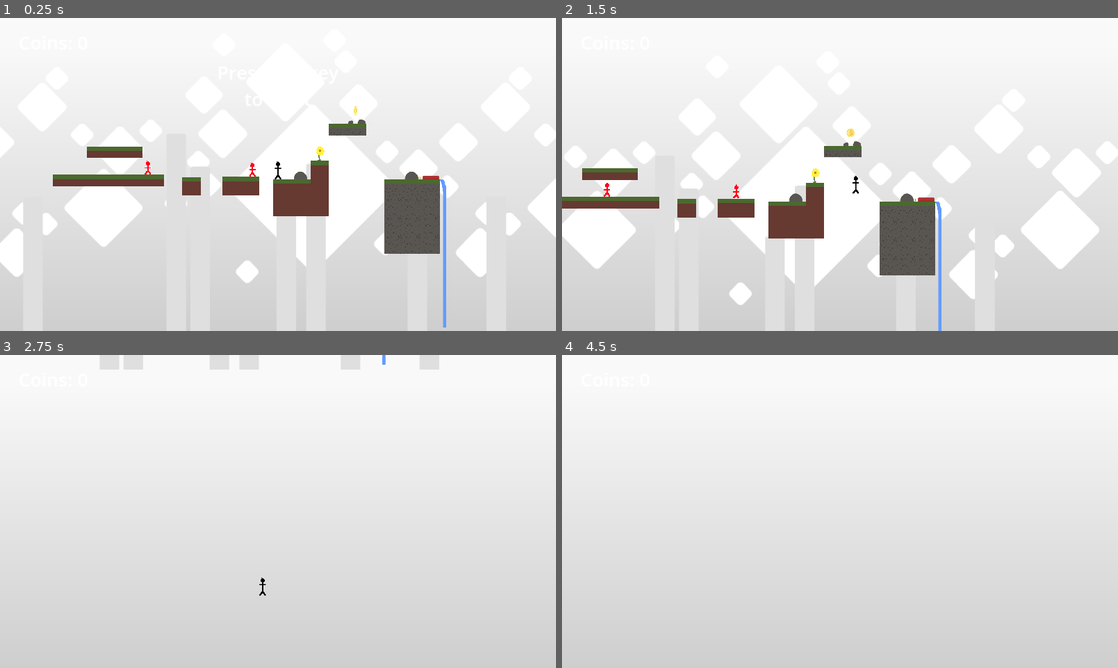
Above: before the commit, frames 1-4 (two rows, left to right).
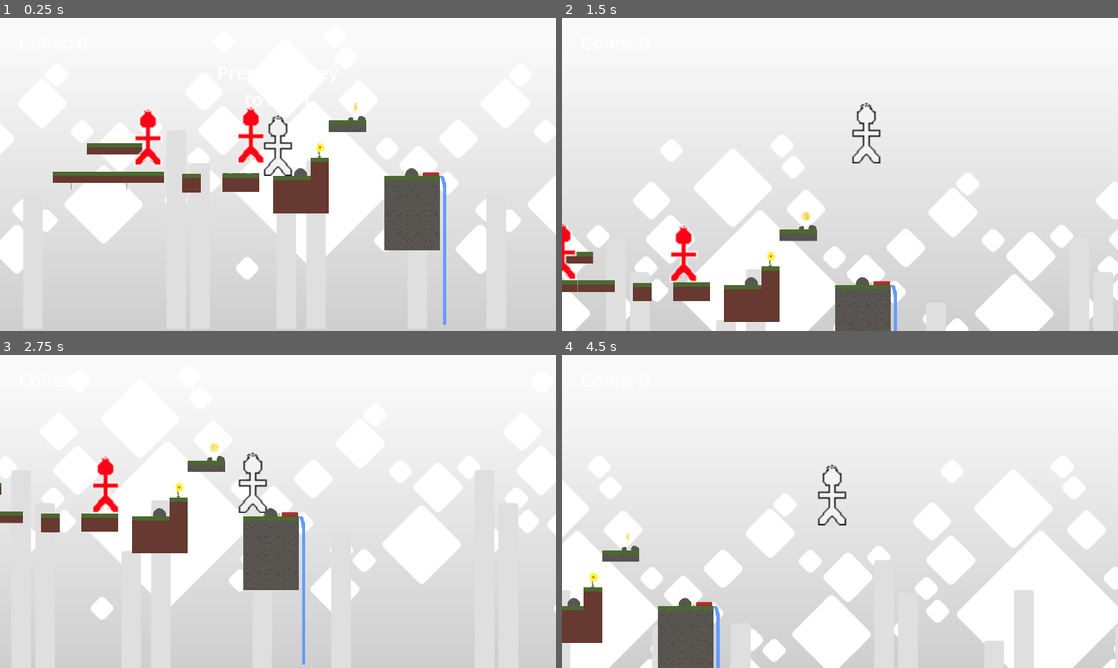
Above: after the commit, the same moments.

Repository: endlessm/moddable-platformer
Game: Godot game, scene res://main.tscn
Same seed, same stepped clock (60 frames per second), same inputs: the game is played once before the commit and once after it.
Inputs:
- Up to frame 1 (0.25 s): no input
- Up to frame 2 (1.5 s): tap Enter (ui_accept) at 0.5, 0.77 s; hold Right (ui_right) from 0.53 s (still down)
- Up to frame 3 (2.75 s): tap Enter (ui_accept) at 1.52 s; release Right (ui_right) at 2.03 s; hold Left (ui_left) from 2.03 s (still down)
- Up to frame 4 (4.5 s): release Left (ui_left) at 2.78 s; hold Right (ui_right) 2.78-4.28 s; tap Enter (ui_accept) at 3.02, 3.77 s; hold Left (ui_left) from 4.28 s (still down)

The runs differ from the first frame. In frame 1, 4.6% of the frame differs, in the area x 0-100%, y 27-99%; in frame 2, 30%, in the area x 0-100%, y 27-100%; in frame 3, 14%; in frame 4, 24%.

Commit message:
Player, enemy: scale the assets by 2
And adjust the scenes.

Also: remove the PXO files from the project.

Also: remove nearest filter from enemy and platform textures.

Diff:
--- a/components/enemy/enemy.tscn
+++ b/components/enemy/enemy.tscn
@@ -3,33 +3,38 @@
 [ext_resource type="Texture2D" uid="uid://dwhi5vmkbnyk4" path="res://assets/enemy.png" id="1_57cf6"]
 [ext_resource type="Script" path="res://components/enemy/enemy.gd" id="1_urf0o"]
 
-[sub_resource type="AtlasTexture" id="AtlasTexture_bgk0p"]
+[sub_resource type="AtlasTexture" id="AtlasTexture_pj0te"]
 atlas = ExtResource("1_57cf6")
-region = Rect2(0, 0, 64, 64)
+region = Rect2(0, 0, 256, 256)
 
-[sub_resource type="AtlasTexture" id="AtlasTexture_f08vp"]
+[sub_resource type="AtlasTexture" id="AtlasTexture_ko8wr"]
 atlas = ExtResource("1_57cf6")
-region = Rect2(64, 0, 64, 64)
+region = Rect2(256, 0, 256, 256)
 
 [sub_resource type="SpriteFrames" id="SpriteFrames_2xpc5"]
 animations = [{
 "frames": [{
 "duration": 1.0,
-"texture": SubResource("AtlasTexture_bgk0p")
+"texture": SubResource("AtlasTexture_pj0te")
 }, {
 "duration": 1.0,
-"texture": SubResource("AtlasTexture_f08vp")
+"texture": SubResource("AtlasTexture_ko8wr")
 }],
 "loop": true,
 "name": &"default",
 "speed": 5.0
+}, {
+"frames": [],
+"loop": true,
+"name": &"new_animation",
+"speed": 5.0
 }]
 
 [sub_resource type="RectangleShape2D" id="RectangleShape2D_kii40"]
-size = Vector2(24, 51)
+size = Vector2(74, 104.5)
 
 [sub_resource type="RectangleShape2D" id="RectangleShape2D_cepcq"]
-size = Vector2(24, 51)
+size = Vector2(82, 176)
 
 [node name="Enemy" type="CharacterBody2D"]
 collision_layer = 8
@@ -38,28 +43,28 @@
 
 [node name="AnimatedSprite2D" type="AnimatedSprite2D" parent="."]
 unique_name_in_owner = true
-texture_filter = 1
+position = Vector2(0, -128)
 sprite_frames = SubResource("SpriteFrames_2xpc5")
-frame_progress = 0.426537
 
 [node name="LeftRay" type="RayCast2D" parent="."]
 unique_name_in_owner = true
-position = Vector2(-12, 0)
+position = Vector2(-37, -3)
 collision_mask = 5
 
 [node name="RightRay" type="RayCast2D" parent="."]
 unique_name_in_owner = true
-position = Vector2(12, 0)
+position = Vector2(37, -3)
 collision_mask = 5
 
 [node name="CollisionShape2D" type="CollisionShape2D" parent="."]
-position = Vector2(0, 6.5)
+position = Vector2(0, -52.25)
 shape = SubResource("RectangleShape2D_kii40")
 
 [node name="Hitbox" type="Area2D" parent="."]
+position = Vector2(0, -106)
 
 [node name="CollisionShape2D" type="CollisionShape2D" parent="Hitbox"]
-position = Vector2(0, 6.5)
+position = Vector2(0, 12)
 shape = SubResource("RectangleShape2D_cepcq")
 
 [connection signal="body_entered" from="Hitbox" to="." method="_on_hitbox_body_entered"]
--- a/components/platform/platform.gd
+++ b/components/platform/platform.gd
@@ -70,7 +70,6 @@
 		new_sprite.texture = SPRITE
 		new_sprite.hframes = 10
 		new_sprite.vframes = 4
-		new_sprite.texture_filter = CanvasItem.TEXTURE_FILTER_NEAREST
 
 		match type:
 			PlatformType.FULL:
--- a/components/player/player.tscn
+++ b/components/player/player.tscn
@@ -1,18 +1,42 @@
-[gd_scene load_steps=4 format=3 uid="uid://8st4scqt06l8"]
+[gd_scene load_steps=7 format=3 uid="uid://8st4scqt06l8"]
 
 [ext_resource type="Script" path="res://scripts/player.gd" id="1_w3ms2"]
 [ext_resource type="Texture2D" uid="uid://c677gfd41yede" path="res://assets/player.png" id="2_g0f8w"]
 
 [sub_resource type="RectangleShape2D" id="RectangleShape2D_5e1m2"]
-size = Vector2(32, 64)
+size = Vector2(86, 199)
+
+[sub_resource type="AtlasTexture" id="AtlasTexture_tygns"]
+atlas = ExtResource("2_g0f8w")
+region = Rect2(0, 0, 256, 256)
+
+[sub_resource type="AtlasTexture" id="AtlasTexture_7duo6"]
+atlas = ExtResource("2_g0f8w")
+region = Rect2(256, 0, 256, 256)
+
+[sub_resource type="SpriteFrames" id="SpriteFrames_ow3ml"]
+animations = [{
+"frames": [{
+"duration": 1.0,
+"texture": SubResource("AtlasTexture_tygns")
+}, {
+"duration": 1.0,
+"texture": SubResource("AtlasTexture_7duo6")
+}],
+"loop": true,
+"name": &"default",
+"speed": 5.0
+}]
 
 [node name="Player" type="CharacterBody2D"]
 collision_layer = 3
 collision_mask = 5
 script = ExtResource("1_w3ms2")
 
-[node name="Sprite2D" type="Sprite2D" parent="."]
-texture = ExtResource("2_g0f8w")
+[node name="CollisionShape2D" type="CollisionShape2D" parent="."]
+position = Vector2(0, -99.5)
+shape = SubResource("RectangleShape2D_5e1m2")
 
-[node name="CollisionShape2D" type="CollisionShape2D" parent="."]
-shape = SubResource("RectangleShape2D_5e1m2")
+[node name="AnimatedSprite2D" type="AnimatedSprite2D" parent="."]
+position = Vector2(0, -128)
+sprite_frames = SubResource("SpriteFrames_ow3ml")
--- a/main.tscn
+++ b/main.tscn
@@ -58,6 +58,8 @@
 position = Vector2(960, 525)
 collision_layer = 1
 collision_mask = 7
+speed = 500.0
+jump_velocity = -900.0
 
 [node name="Camera2D" type="Camera2D" parent="Player"]
 position = Vector2(0, 15)
Binary file changed: assets/enemy.png
Binary file changed: assets/player.png
Not shown: 2 places in components/platform/platform.tscn that only renumber resources
Not shown, removed: assets/extra_tiles.pxo
Not shown, removed: assets/player.pxo
Not shown, removed: assets/world_tiles_1.pxo
